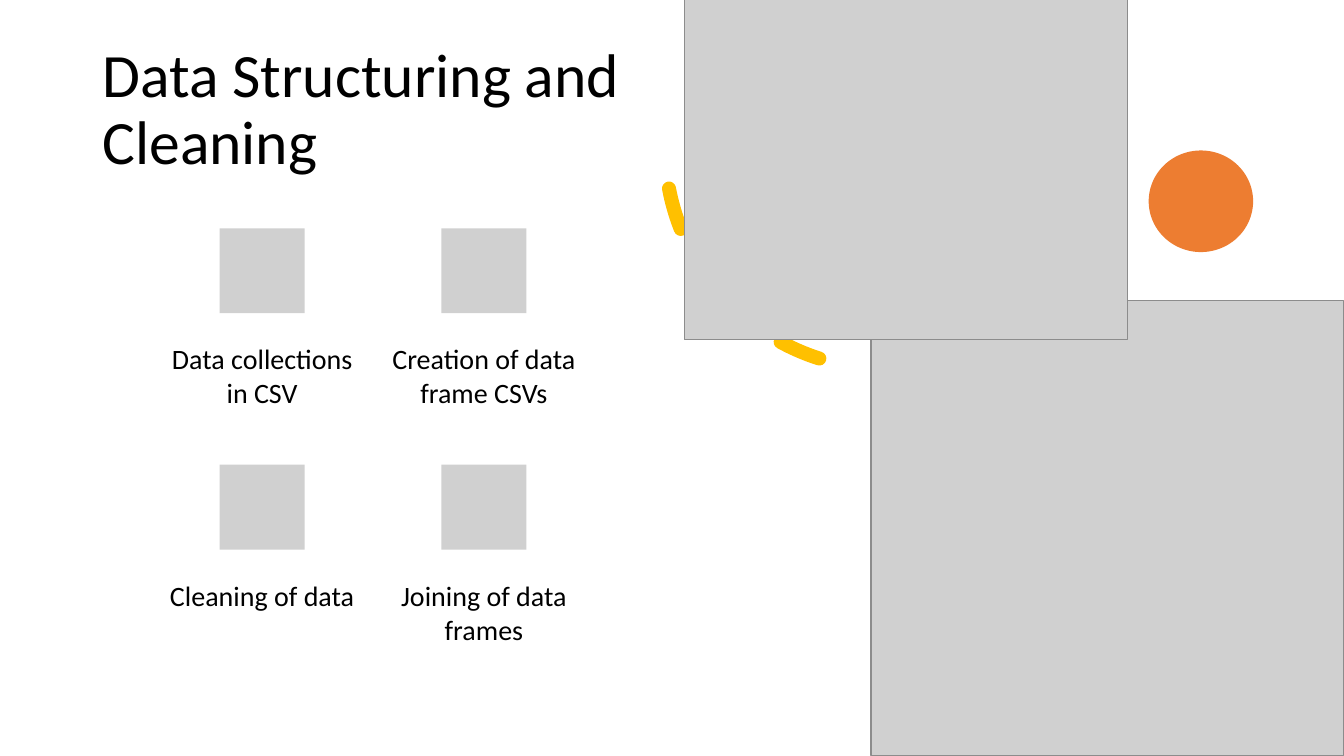
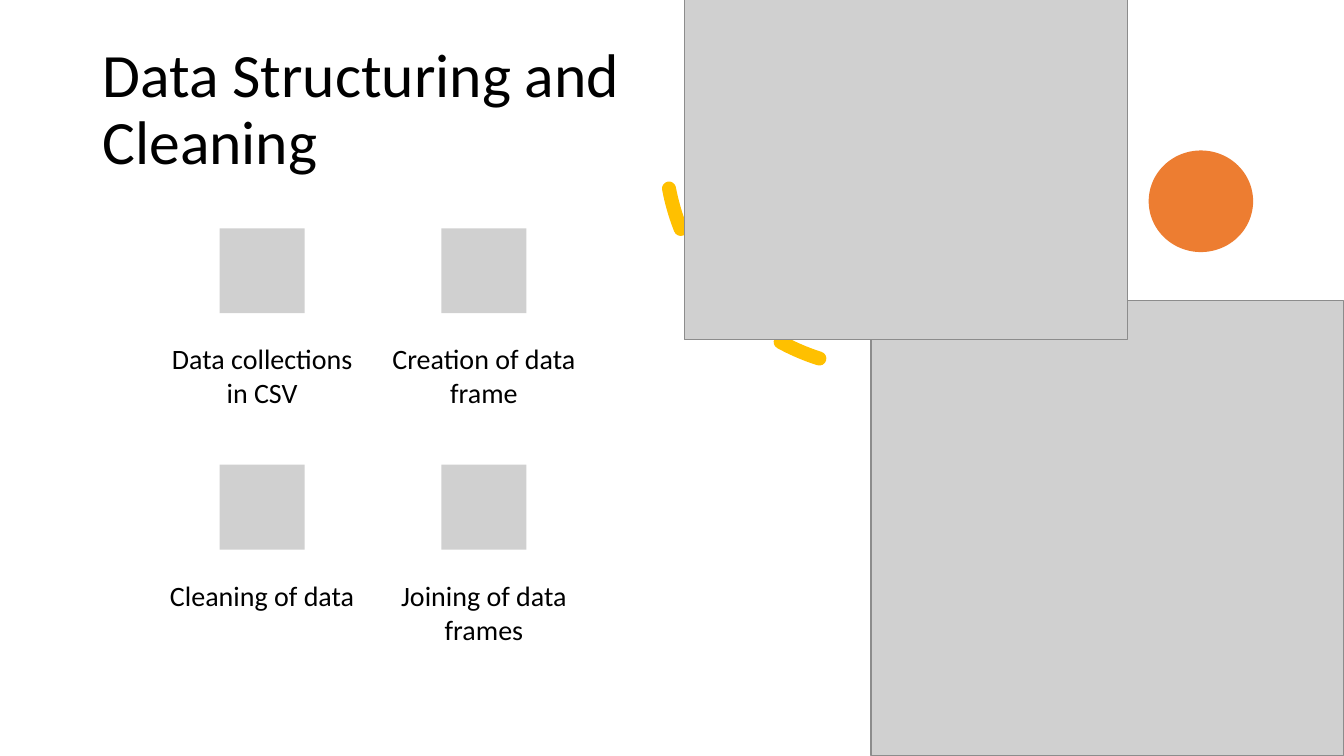
Before and after one commit to prasoons/ProjectDW, a slide deck: slide 7 of Project Presentation - Data Wranglers.pptx. Drawn at 1344x756 pixels with LibreOffice and Linux fonts; fonts in the diff are those of the drawing; grey boxes stand for pictures. Boxes give left, top, right and bottom in pixels: in the first picture for what was removed or moved away, otherwise in the second. Text is boxed around its words. In the diff, an @@ line names an element or a change of style, - is before the commit and + after.

```diff
--- a/Project Presentation - Data Wranglers.pptx
+++ b/Project Presentation - Data Wranglers.pptx
@@ text at (x1=392, y1=349, x2=575, y2=404): text changed @@
-Creation of data frame CSVs
+Creation of data frame
```
Also in this commit, not shown: 3 other slides changed.
